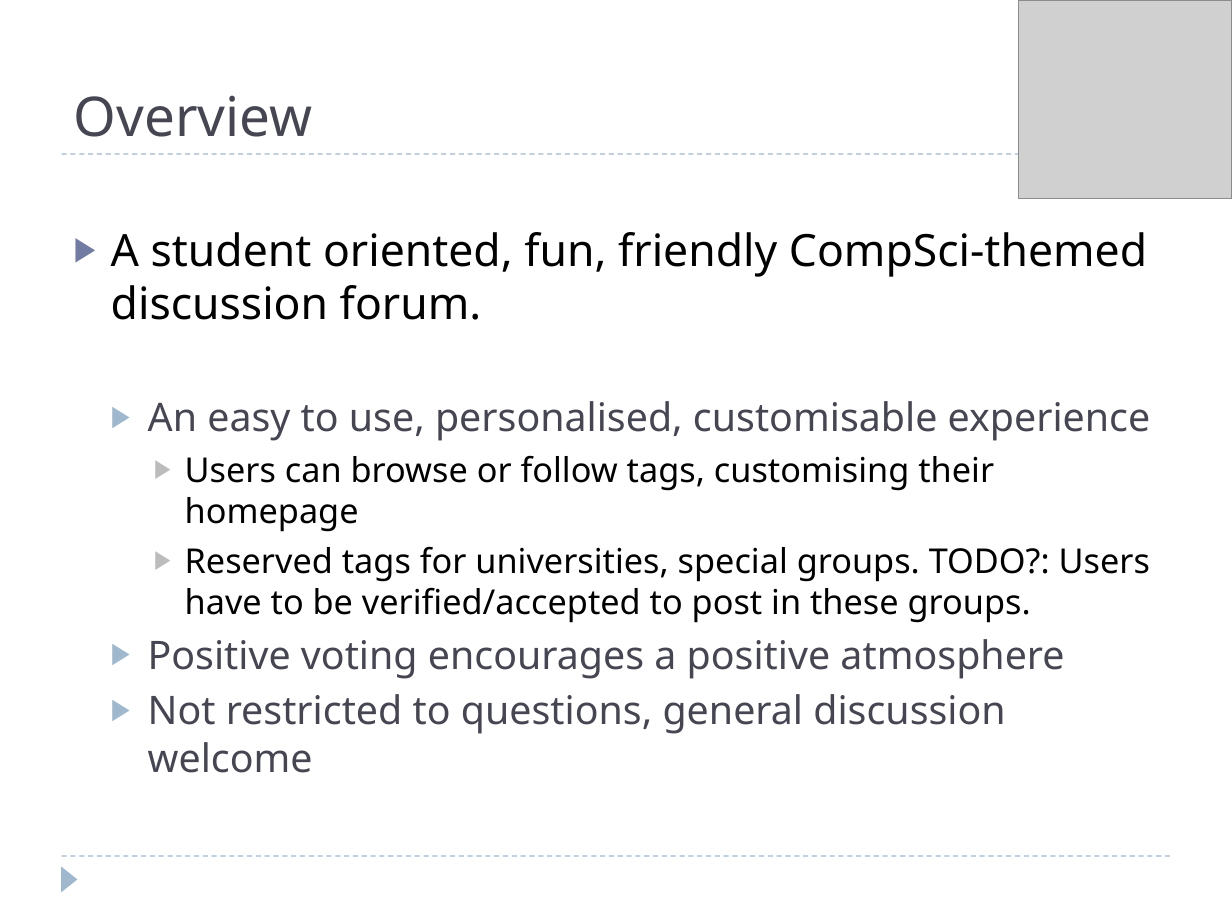
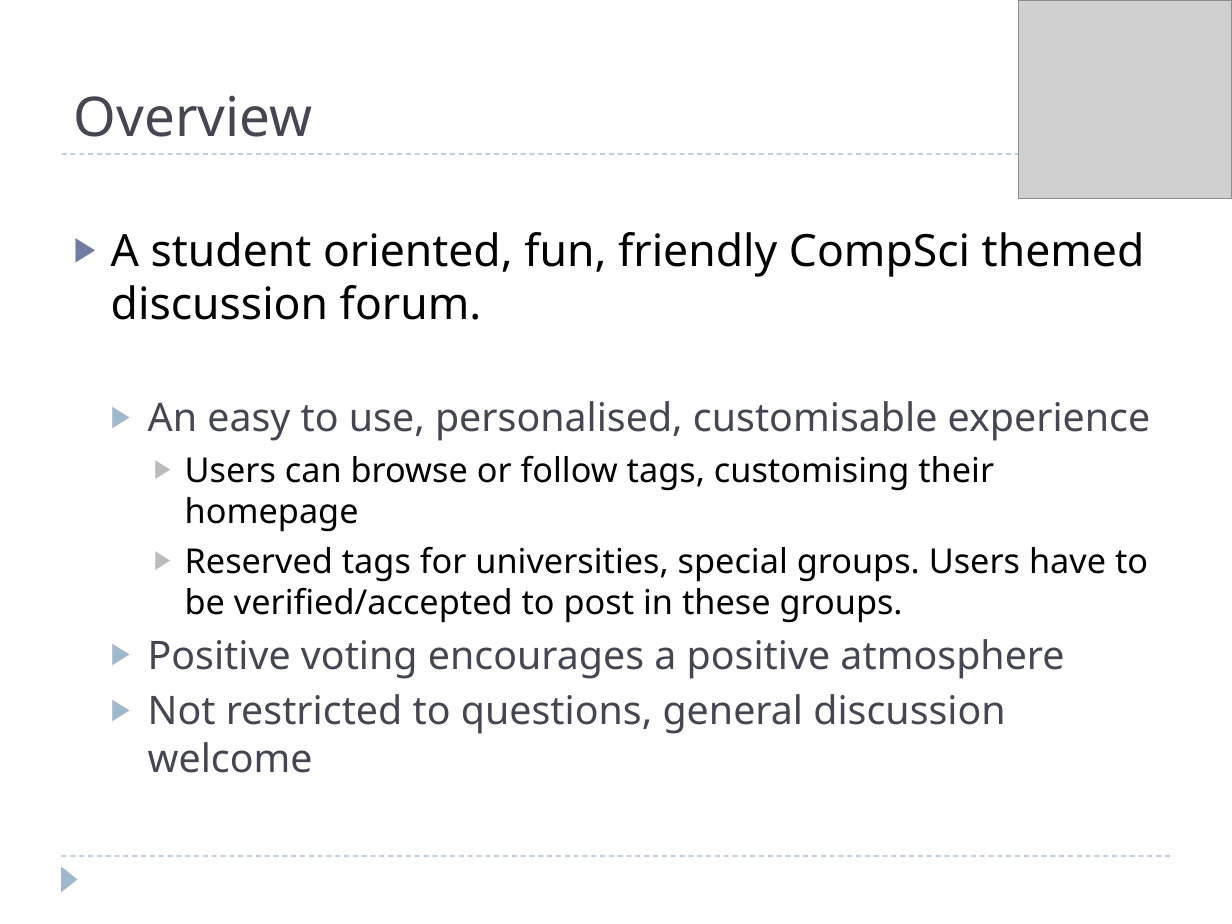
Before and after one commit to projectgoav/studeso, a slide deck: slide 2 of docs/presentation.pptx. Drawn at 1232x924 pixels with LibreOffice and Linux fonts; fonts in the diff are those of the drawing; grey boxes stand for pictures. Boxes give left, top, right and bottom in pixels: in the first picture for what was removed or moved away, otherwise in the second. Text is boxed around its words. In the diff, an @@ line names an element or a change of style, - is before the commit and + after.

```diff
--- a/docs/presentation.pptx
+++ b/docs/presentation.pptx
@@ text at bbox=[111, 232, 1145, 320]: text changed @@
-▶ A student oriented, fun, friendly CompSci-themed discussion forum.
+▶ A student oriented, fun, friendly CompSci themed discussion forum.
@@ text at bbox=[185, 546, 1148, 623]: text changed @@
-    ▶ Reserved tags for universities, special groups. TODO?: Users have to be verified/accepted to post in these groups.
+    ▶ Reserved tags for universities, special groups. Users have to be verified/accepted to post in these groups.
```
Also in this commit, not shown: 1 other slide changed.
